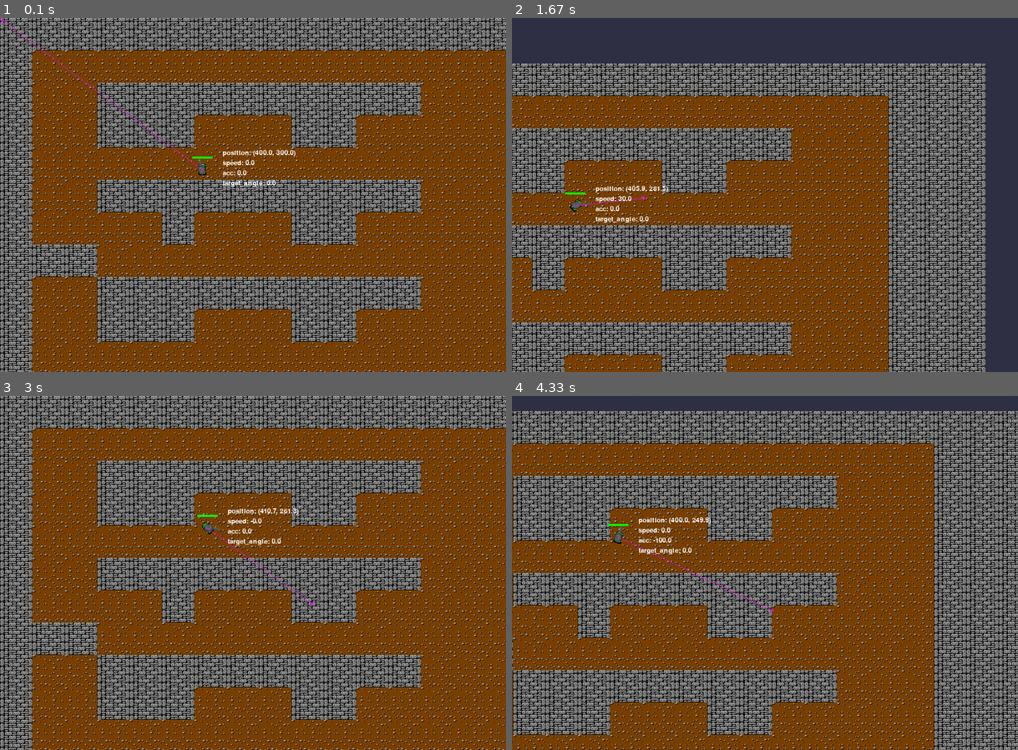
Above: before the commit, frames 1-4 (two rows, left to right).
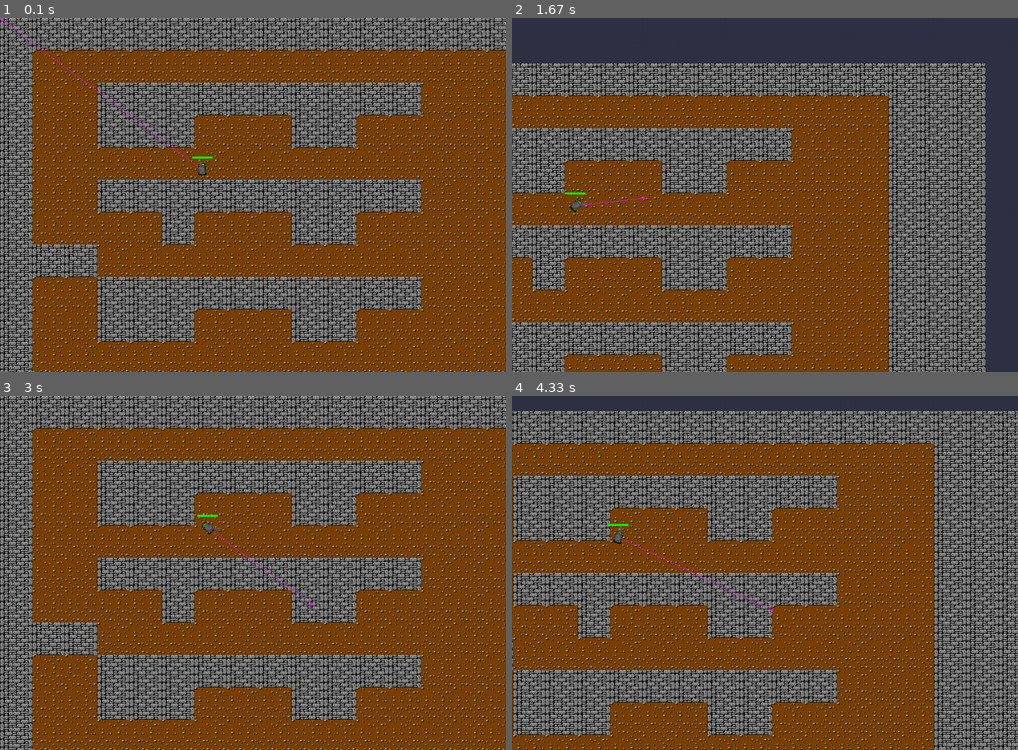
Above: after the commit, the same moments.

Repository: notwuyazui/Jackal
Game: pygame game, started from test_tank.py
The game is run twice, just before and just after one commit, with the same random seed, the same clock (stepped at 60 frames per second) and the same inputs.
Inputs (mouse positions are in pixels of both pictures, inside the frame that each line leads up to):
- Up to frame 1 (0.1 s): no input
- Up to frame 2 (1.67 s): hold Right 0.33-0.8 s; move the mouse to (744, 209) at 0.37 s; hold Up 0.83-1.13 s; hold W 0.83-1.13 s; move the mouse to (926, 184) at 0.87 s; hold Right 1.17-1.63 s; hold D 1.17-1.63 s; move the mouse to (643, 198) at 1.2 s
- Up to frame 3 (3 s): hold Left 1.67-2.2 s; hold A 1.67-2.2 s; move the mouse to (96, 519) at 1.7 s; hold Down 2.23-2.53 s; hold S 2.23-2.53 s; move the mouse to (328, 449) at 2.27 s; hold Left 2.57-2.97 s; hold A 2.57-2.97 s; move the mouse to (313, 604) at 2.6 s
- Up to frame 4 (4.33 s): hold Up 3-3.37 s; hold W 3-3.37 s; move the mouse to (775, 452) at 3.03 s; hold Right 3.4-4.03 s; hold D 3.4-4.03 s; move the mouse to (582, 562) at 3.43 s; hold Down from 4.07 s (still down); hold S from 4.07 s (still down); move the mouse to (770, 608) at 4.1 s

The runs differ from the first frame. In frame 1, 0.3% of the frame differs, in the area x 44-59%, y 37-48%; in frame 2, 0.3%, in the area x 16-31%, y 47-58%; in frame 3, 0.3%; in frame 4, 0.3%.

Commit message:
增加了控制游戏模式的参数

Diff:
--- /dev/null
+++ b/GameMode.py
@@ -0,0 +1,9 @@
+'''
+    在此处设定和更改游戏模式
+'''
+
+DEBUG_MODE = False                  # 一键开启调试模式
+
+DRAW_HEALTH_BAR = True              # 绘制坦克血条
+DRAW_MOUSE_TARGET_LINE = True       # 绘制鼠标瞄准线
+DRAW_STATUS_MESSAGE = False         # 绘制单位状态信息
--- a/Unit/BaseUnit.py
+++ b/Unit/BaseUnit.py
@@ -8,6 +8,7 @@
 import os
 from Parameter import *
 from utils import *
+from GameMode import *
 
 class BaseUnit:
     def __init__(self, unit_id, unit_team, unit_type, body_image_path, turret_image_path,
@@ -346,7 +347,8 @@
             surface.blit(rotated_turret, turret_rect)
 
         # 绘制生命条
-        self._draw_health_bar(surface, screen_x, screen_y)
+        if DRAW_HEALTH_BAR or DEBUG_MODE:
+            self._draw_health_bar(surface, screen_x, screen_y)
 
     def _draw_health_bar(self, surface, x, y):
         """
--- a/test_tank.py
+++ b/test_tank.py
@@ -4,6 +4,7 @@
 import os
 from Unit.Tank.Tank import *
 from Map.Map import *
+from GameMode import *
 
 def draw_debug_info(surface, tank, camera_offset, mouse_pos):
     debug_font = pygame.font.Font(None, 20)
@@ -12,25 +13,25 @@
     screen_x = tank.position[0] - camera_offset[0]
     screen_y = tank.position[1] - camera_offset[1]
 
-
     # 鼠标目标线
     world_mouse_x = mouse_pos[0] + camera_offset[0]
     world_mouse_y = mouse_pos[1] + camera_offset[1]
     screen_mouse_x = world_mouse_x - camera_offset[0]
     screen_mouse_y = world_mouse_y - camera_offset[1]
-    pygame.draw.line(surface, (255, 0, 255), (screen_x, screen_y), (screen_mouse_x, screen_mouse_y), 1)
-    pygame.draw.circle(surface, (255, 0, 255), (int(screen_mouse_x), int(screen_mouse_y)), 3)
+    if DRAW_MOUSE_TARGET_LINE or DEBUG_MODE:
+        pygame.draw.line(surface, (255, 0, 255), (screen_x, screen_y), (screen_mouse_x, screen_mouse_y), 1)
+        pygame.draw.circle(surface, (255, 0, 255), (int(screen_mouse_x), int(screen_mouse_y)), 3)
 
-    debug_text = [
-        f"position: ({tank.position[0]:.1f}, {tank.position[1]:.1f})",
-        f"speed: {tank.speed:.1f}",
-        f"acc: {tank.acceleration:.1f}",
-        f"target_angle: {tank.angular_speed:.1f}",
-    ]
-
-    for i, text in enumerate(debug_text):
-        text_surface = debug_font.render(text, True, (255, 255, 255))
-        surface.blit(text_surface, (screen_x + 40, screen_y - 40 + i * 20))
+    if DRAW_STATUS_MESSAGE or DEBUG_MODE:
+        debug_text = [
+            f"position: ({tank.position[0]:.1f}, {tank.position[1]:.1f})",
+            f"speed: {tank.speed:.1f}",
+            f"acc: {tank.acceleration:.1f}",
+            f"target_angle: {tank.angular_speed:.1f}",
+        ]
+        for i, text in enumerate(debug_text):
+            text_surface = debug_font.render(text, True, (255, 255, 255))
+            surface.blit(text_surface, (screen_x + 40, screen_y - 40 + i * 20))
 
 if __name__ == "__main__":
     pygame.init()
@@ -82,7 +83,7 @@
     turning_left = False
     turning_right = False
 
-    debug_mode = True
+    debug_mode = DEBUG_MODE
 
     running = True
     while running:
@@ -153,8 +154,7 @@
         if hasattr(tank, 'draw'):
             tank.draw(screen, camera_offset)
 
-        if debug_mode:
-            draw_debug_info(screen, tank, camera_offset, mouse_pos)
+        draw_debug_info(screen, tank, camera_offset, mouse_pos)
 
         pygame.display.flip()
 
--- a/utils.py
+++ b/utils.py
@@ -17,7 +17,7 @@
     获取文件夹中最小的未被使用的文件名
     示例： next_filename = get_next_filename('Map/saved', 'map', '.txt')
           如果Map/saved文件夹中已有map0.txt, map1.txt, map2.txt, 则next_filename为map3.txt
-          注意不包含路径
+          结果不包含路径
     """
     # 确保文件夹路径存在
     os.makedirs(folder_path, exist_ok=True)
